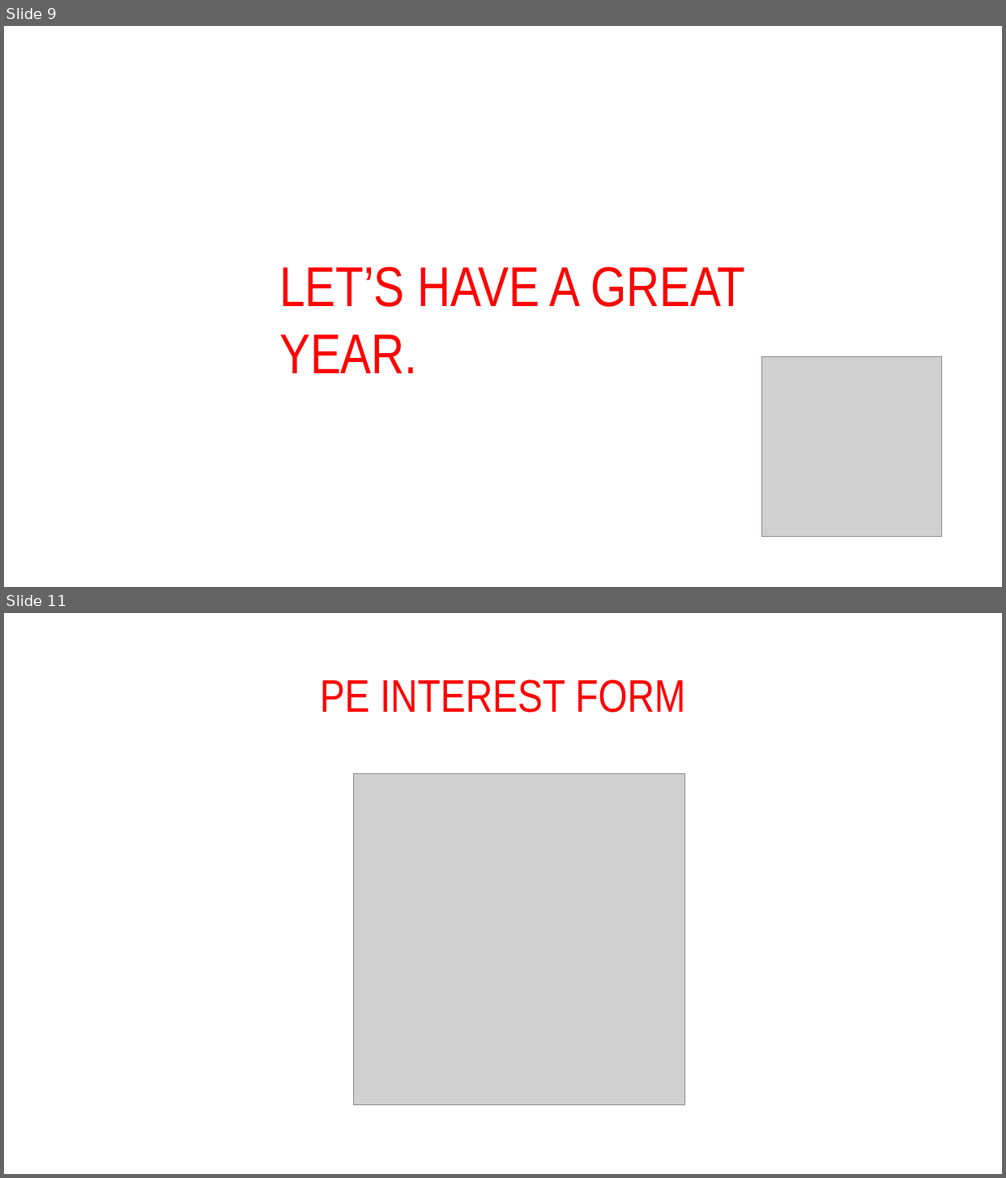
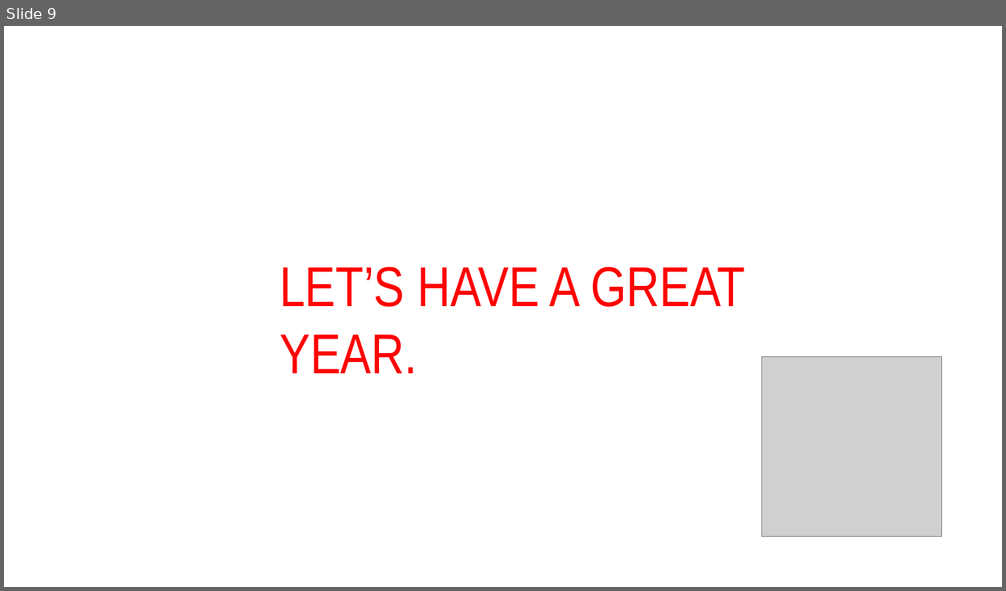
Before and after one commit to khunt247/Teaching-Portfolio, a slide deck: Projects/physical-education-curriculum/presentations/classroom-management/GYM HOUSEKEEPING.pptx. Shown one above the other, each under a label of ours: slides 9 and 11 before the commit, slide 9 after it; the slides between them are not shown. The pictures are 1006x1178 and 1006x591 pixels, drawn with LibreOffice and Linux fonts; fonts in the diff are those of the drawing; grey boxes stand for pictures. Boxes give left, top, right and bottom in pixels: in the first picture for what was removed or moved away, otherwise in the second. Text is boxed around its words. In the diff, an @@ line names an element or a change of style, - is before the commit and + after.

```diff
--- a/Projects/physical-education-curriculum/presentations/classroom-management/GYM HOUSEKEEPING.pptx
+++ b/Projects/physical-education-curriculum/presentations/classroom-management/GYM HOUSEKEEPING.pptx
@@ slide 11 removed at [4, 613, 1002, 1174], background #FFFFFF @@
@@ title removed at [320, 679, 685, 713] @@
-PE INTEREST FORM
@@ picture removed at [354, 773, 685, 1105] @@
```
Also in this commit, not shown: 1 slide changed, 36 other files.
